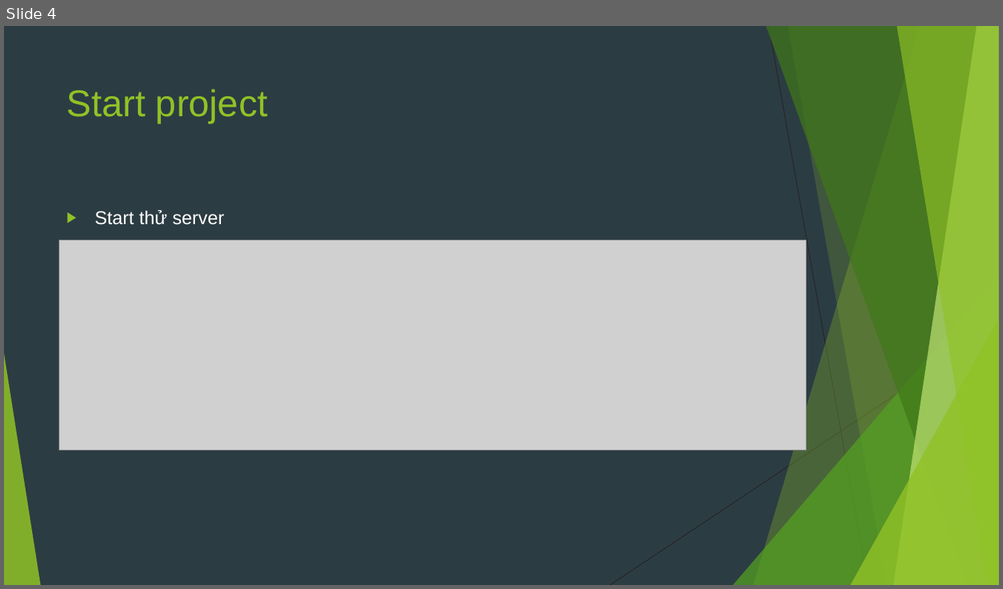
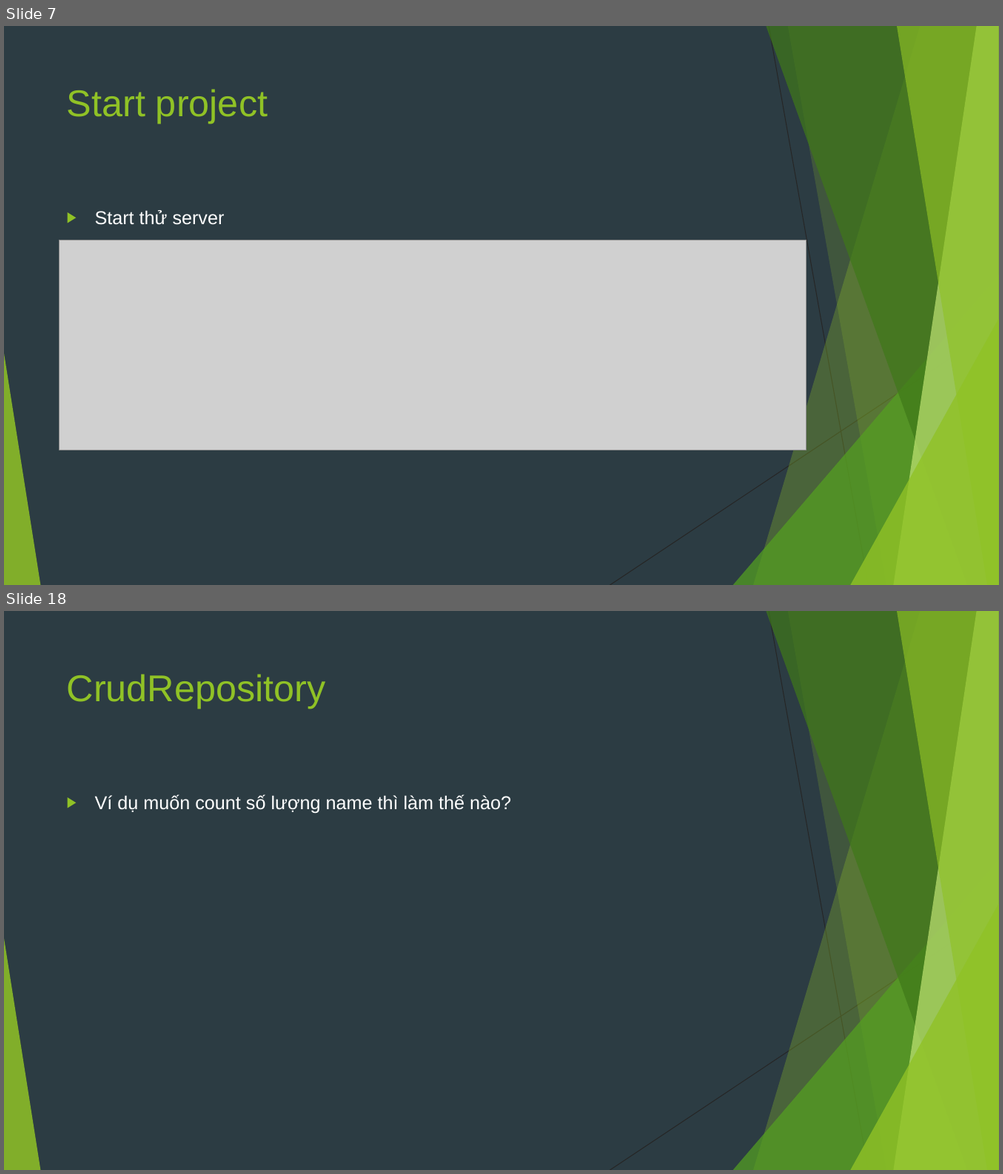
Before and after one commit to sobbingwind/SpringBoot, a slide deck: 06.Spring Data JDBC.pptx. Shown one above the other, each under a label of ours: slide 4 before the commit, slides 7 and 18 after it; the slides between them are not shown. The pictures are 1003x589 and 1003x1174 pixels, drawn with LibreOffice and Linux fonts; fonts in the diff are those of the drawing; grey boxes stand for pictures. Boxes give left, top, right and bottom in pixels: in the first picture for what was removed or moved away, otherwise in the second. Text is boxed around its words. In the diff, an @@ line names an element or a change of style, - is before the commit and + after.

```diff
--- a/06.Spring Data JDBC.pptx
+++ b/06.Spring Data JDBC.pptx
@@ slide 18 added at <box>4,611,999,1170</box>, background #2C3C43; not listed: 10 template elements that a slide beside it also shows @@
@@ title added at <box>67,674,326,709</box>, 36 pt, text #90C226 @@
+CrudRepository
@@ text added at <box>95,795,511,814</box>, 18 pt, text #FFFFFF @@
+▶ Ví dụ muốn count số lượng name thì làm thế nào?
@@ what was slide 4 is now slide 7 @@
```
Also in this commit, not shown: 18 other slides added.
